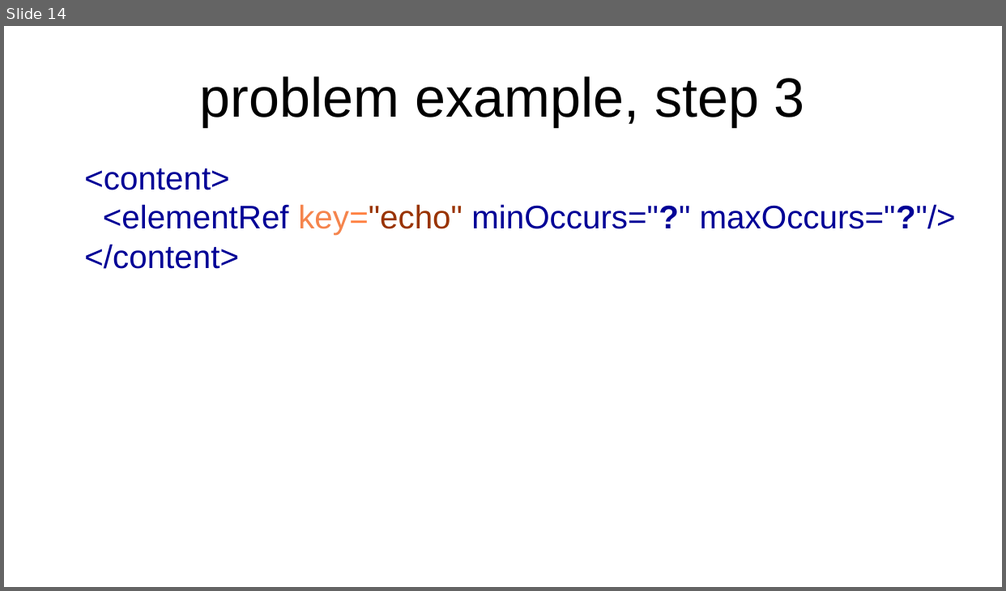
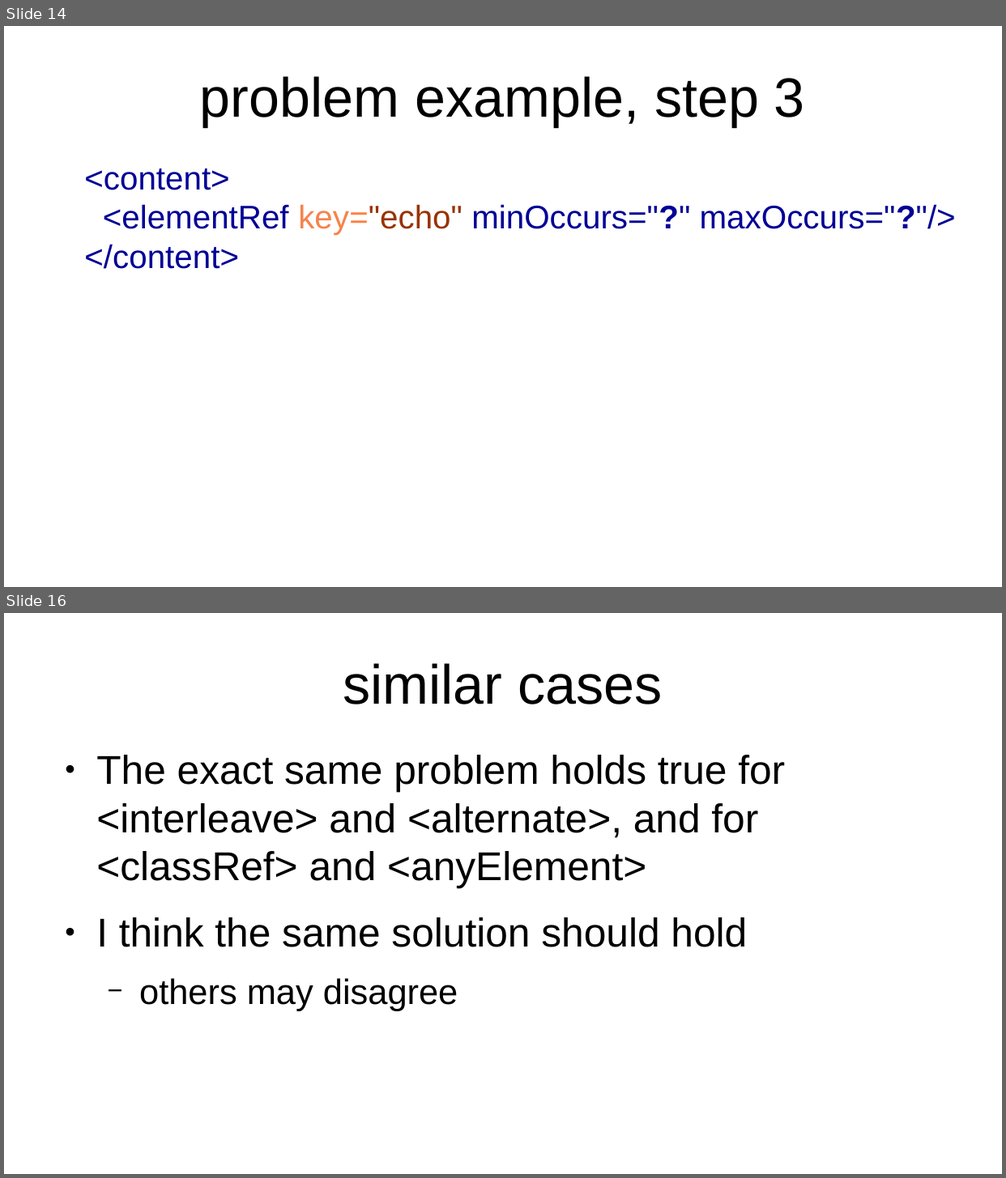
Before and after one commit to TEIC/atop, a slide deck: Documentation/presentations/Council_repeatability_after_auto-deletion.odp. Shown one above the other, each under a label of ours: slide 14 before the commit, slides 14 and 16 after it; the slides between them are not shown. The pictures are 1006x591 and 1006x1178 pixels, drawn with LibreOffice and Linux fonts; fonts in the diff are those of the drawing; background and template pictures are left out. Boxes give left, top, right and bottom in pixels: in the first picture for what was removed or moved away, otherwise in the second. Text is boxed around its words. In the diff, an @@ line names an element or a change of style, - is before the commit and + after.

Commit message:
More on slides

```diff
--- a/Documentation/presentations/Council_repeatability_after_auto-deletion.odp
+++ b/Documentation/presentations/Council_repeatability_after_auto-deletion.odp
@@ slide 16 added at (4, 613, 1002, 1174), background picture (left out) @@
@@ title added at (343, 663, 662, 705), 44 pt, text #000000 @@
+similar cases
@@ text added at (96, 755, 785, 1012), 32 pt, text #000000 @@
+● The exact same problem holds true for <interleave> and <alternate>, and for <classRef> and <anyElement>
+● I think the same solution should hold
+  − others may disagree
```
Also in this commit, not shown: 1 slide changed.
